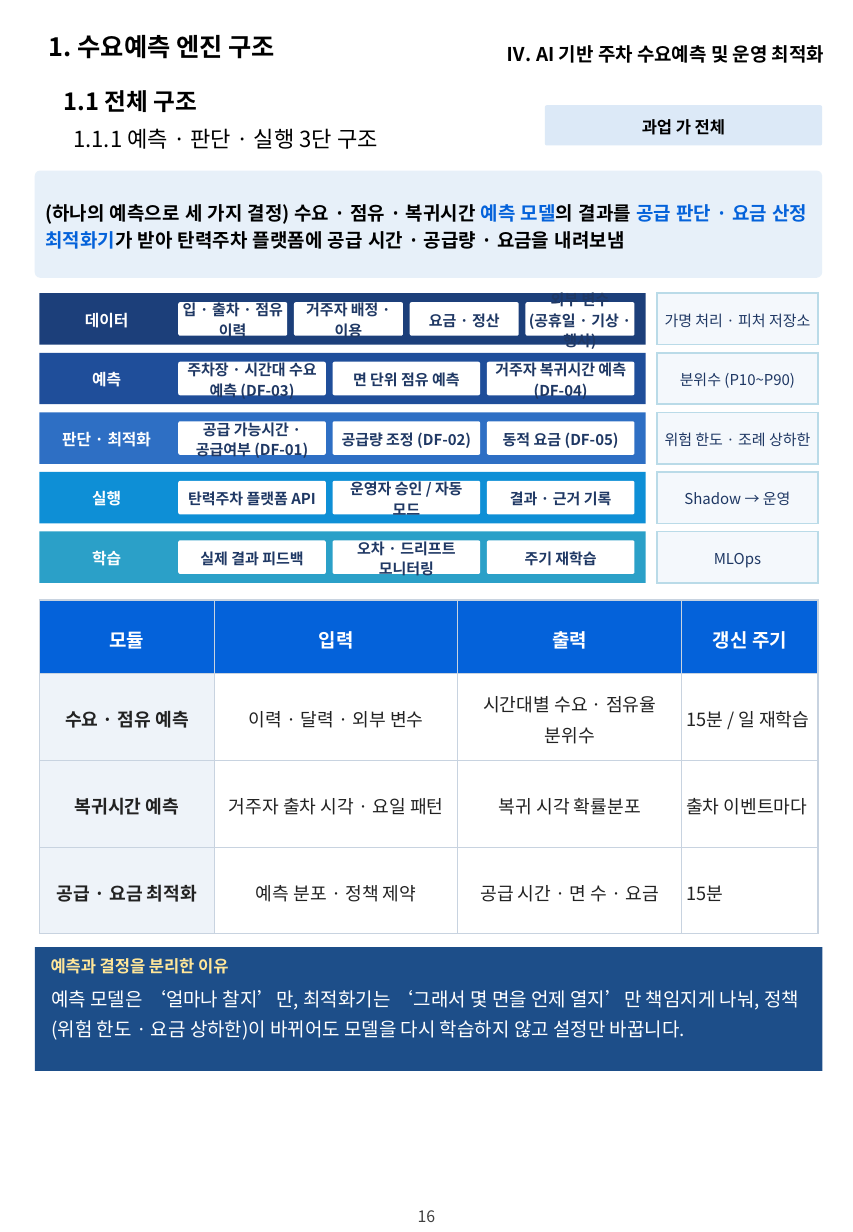
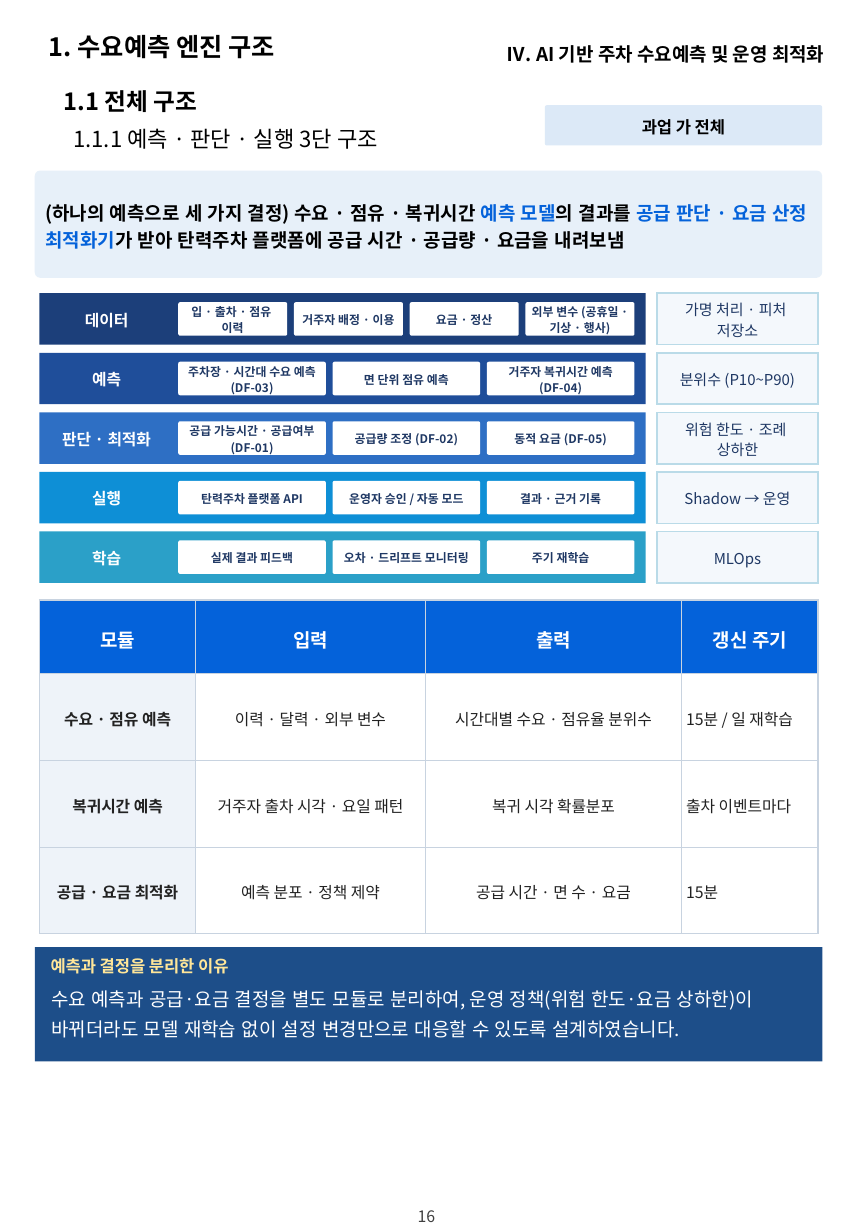
Before and after one commit to hwangsteeve-tech/hbjw, a slide deck: slide 16 of proposals/2026-11_dsit-parking-ai/dsit_proposal.pptx. Drawn at 853x1232 pixels with LibreOffice and Linux fonts; fonts in the diff are those of the drawing; background and template pictures are left out. Boxes give left, top, right and bottom in pixels: in the first picture for what was removed or moved away, otherwise in the second. Text is boxed around its words. In the diff, an @@ line names an element or a change of style, - is before the commit and + after.

```diff
--- a/proposals/2026-11_dsit-parking-ai/dsit_proposal.pptx
+++ b/proposals/2026-11_dsit-parking-ai/dsit_proposal.pptx
@@ size 9.5 to 7.5 pt in 16 elements at box(179, 303, 288, 337), box(293, 303, 403, 337), box(409, 303, 519, 337), box(525, 303, 635, 337), box(179, 362, 326, 396), box(332, 362, 480, 396), box(487, 362, 635, 396), box(179, 421, 326, 455), box(332, 421, 480, 455), box(487, 421, 635, 455), box(179, 481, 326, 515), box(332, 481, 480, 515), box(487, 481, 635, 515), box(179, 540, 326, 574), box(332, 540, 480, 574), box(487, 540, 635, 574) @@
@@ table at box(40, 601, 818, 935) @@
@@ size 11.5 to 10 pt @@
@@ rectangle: place and size @@
-rectangle at box(35, 947, 823, 1071)
+rectangle at box(35, 947, 823, 1061)
@@ text at box(51, 990, 753, 1038): text changed @@
-예측 모델은 ‘얼마나 찰지’만, 최적화기는 ‘그래서 몇 면을 언제 열지’만 책임지게 나눠, 정책(위험 한도 · 요금 상하한)이 바뀌어도 모델을 다시 학습하지 않고 설정만 바꿉니다.
+수요 예측과 공급·요금 결정을 별도 모듈로 분리하여, 운영 정책(위험 한도·요금 상하한)이 바뀌더라도 모델 재학습 없이 설정 변경만으로 대응할 수 있도록 설계하였습니다.
```
Also in this commit, not shown: 28 other slides changed, 3 other files.
